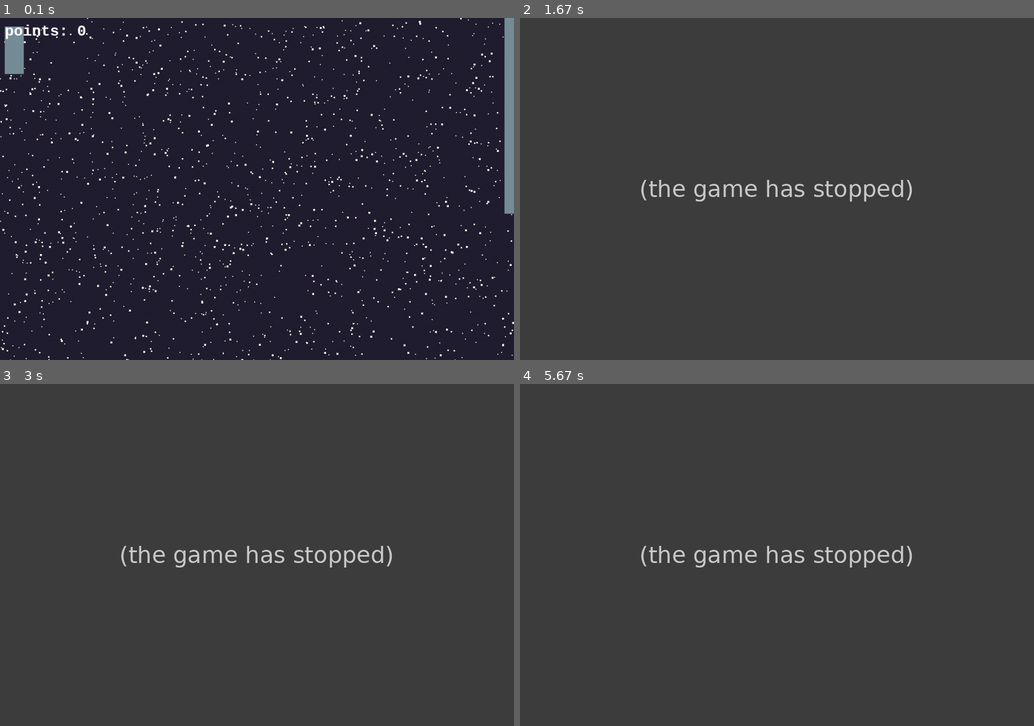
Above: before the commit, frames 1-4 (two rows, left to right).
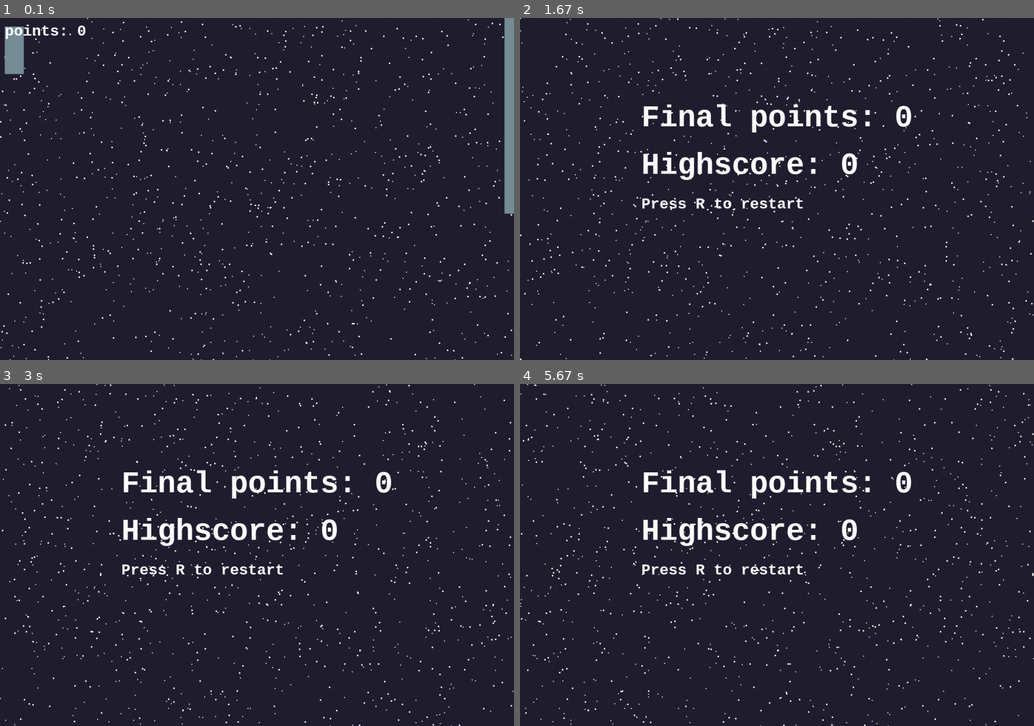
Above: after the commit, the same moments.

Repository: a96lex/pygame-floating-rocket
Game: pygame game, started from main.py
The game is run twice, just before and just after one commit, with the same random seed, the same clock (stepped at 60 frames per second) and the same inputs.
Inputs:
- Up to frame 1 (0.1 s): no input
- Up to frame 2 (1.67 s): hold Right 0.33-0.8 s; hold Up 0.83-1.13 s; hold Right 1.17-1.63 s
- Up to frame 3 (3 s): no input
- Up to frame 4 (5.67 s): no input

The runs differ from the first frame. In frame 1, 2.2% of the frame differs, in the area x 0-100%, y 0-100%; in frame 2, 99%; in frame 3, 99%; in frame 4, 99%.
Error before the commit: AttributeError: 'list' object has no attribute 'star_movement' (main.py line 99); the game stopped at 1.4 s (later frames are placeholders)

Commit message:
improved star logic

Diff:
--- a/main.py
+++ b/main.py
@@ -26,13 +26,15 @@
 
 stars = []
 
-for i in range(6):
+star_layers = 10
+
+for i in range(star_layers):
     stars.append(
         Stars(
             surface=win,
-            star_count=250,
-            star_movement=[-(2 + i / 6), 0],
-            star_size=2 + i / 2.5,
+            star_count=int(1000 / star_layers),
+            star_movement=[-(2 + 2 * i / (star_layers)), 0],
+            star_size=2 + i * 2 / star_layers,
         )
     )
 
@@ -41,7 +43,7 @@
     pipe_gap = 350
     pipe_width = 100
 
-    n_pipes = 5
+    n_pipes = 2
 
     player = Player(win)
     pipes = [
@@ -61,7 +63,6 @@
 def main_loop(points, pipe_gap, pipe_width, clock_ticks):
     collided = False
     win.fill(colors.BACKGROUND)
-    pygame.time.delay(40)
 
     for star_layer in stars:
         star_layer.update_and_draw(win)
@@ -76,7 +77,7 @@
             collided = True
 
         if pipe.rect1.x < 0 - pipe.width:
-            if pipe_gap > 160:
+            if pipe_gap > 130:
                 pipe_gap -= 5
             if pipe_width > 10:
                 pipe_width -= 1.5
@@ -96,8 +97,15 @@
 
 
 def final_screen(points, highscore):
-    stars.star_movement = [-0.2, -0]
     win.fill(colors.BACKGROUND)
+
+    for star_layer in stars:
+        star_layer.update_and_draw(win)
+        star_layer.star_movement = [
+            star_layer.star_movement[0],
+            0,
+        ]
+
     texts = []
     texts.append(font_big.render(f"Final points: {int(points)}", 5, (255, 255, 255)))
     texts.append(font_big.render(f"Highscore: {int(highscore)}", 5, (255, 255, 255)))
@@ -118,7 +126,11 @@
 
 clock_ticks = 0
 
-while True:
+run = True
+
+while run:
+    pygame.time.delay(40)
+
     if is_main_loop:
         points, pipe_gap, pipe_width, collided = main_loop(
             points, pipe_gap, pipe_width, clock_ticks
@@ -138,7 +150,7 @@
 
     for event in pygame.event.get():
         if event.type == pygame.QUIT:
-            break
+            run = False
 
 
 pygame.quit()
